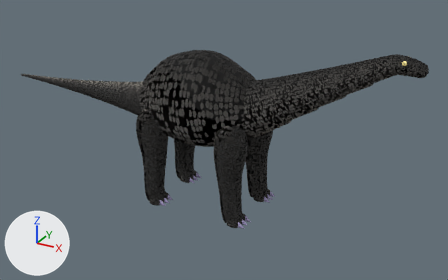
The glTF model assets/models/fighters/apato.glb: old version first, new version second.
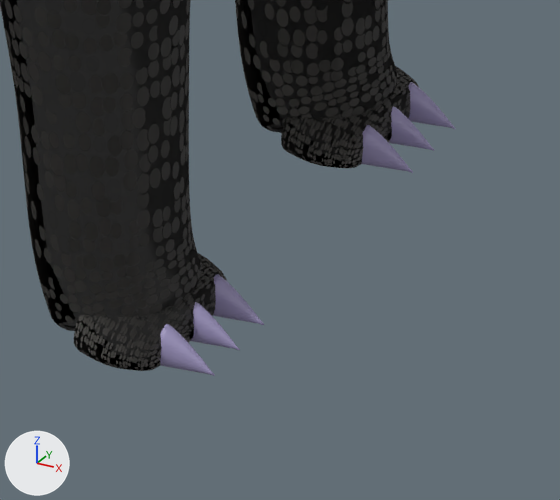
The first picture shows the older version from a 50 mm lens placed at (6.5, -10.95, 7.07), pointed at (0.37, 0.2, 1.49). The close-ups show the older and then the newer version on the part from 48% to 65% of the width and 64% to 87% of the height of that picture. Only the edits that show in the close-ups are written down. Lighting does not change. The marker at lower left points along +X, +Y and +Z. Where no turn or scale is listed for an object, it has been applied to the vertices.

In view in the first close-up: 'Bone_Leg0_Claw0', 'Bone_Leg0_Claw1', 'Bone_Leg0_Claw2', 'Bone_Leg0_FootPad', 'Bone_Leg0_Limb', 'Bone_Leg1_Claw0', 'Bone_Leg1_Claw1', 'Bone_Leg1_Claw2', 'Bone_Leg1_FootPad', 'Bone_Leg1_Limb'.
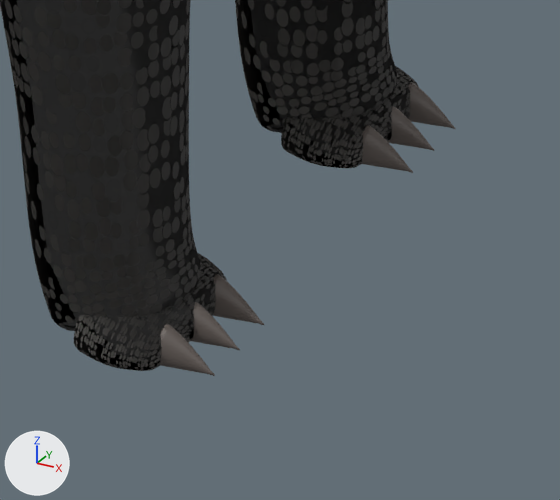
What differs and where, as boxes (x1, y1, x2, y2) in the close-ups (560 x 500 px):
'Bone_Leg1_Claw0', recoloured (greyish blue to dark grey): (160, 324, 215, 376) in both
'Bone_Leg1_Claw2', recoloured (greyish blue to dark grey): (213, 274, 264, 325) in both
'Bone_Leg0_Claw0', recoloured (greyish blue to dark grey): (362, 125, 413, 173) in both
'Bone_Leg1_Claw1', recoloured (greyish blue to dark grey): (191, 302, 240, 350) in both
'Bone_Leg0_Claw2', recoloured (greyish blue to dark grey): (408, 82, 456, 129) in both
'Bone_Leg0_Claw1', recoloured (greyish blue to dark grey): (388, 106, 434, 151) in both

What changed in the scene script:
```text
Change mat_mat_secondary:
    mat_mat_secondary.base_color: (0.34, 0.3, 0.52) -> (0.12, 0.1, 0.09)  # greyish blue #9e95bf -> dark grey #615955
```
